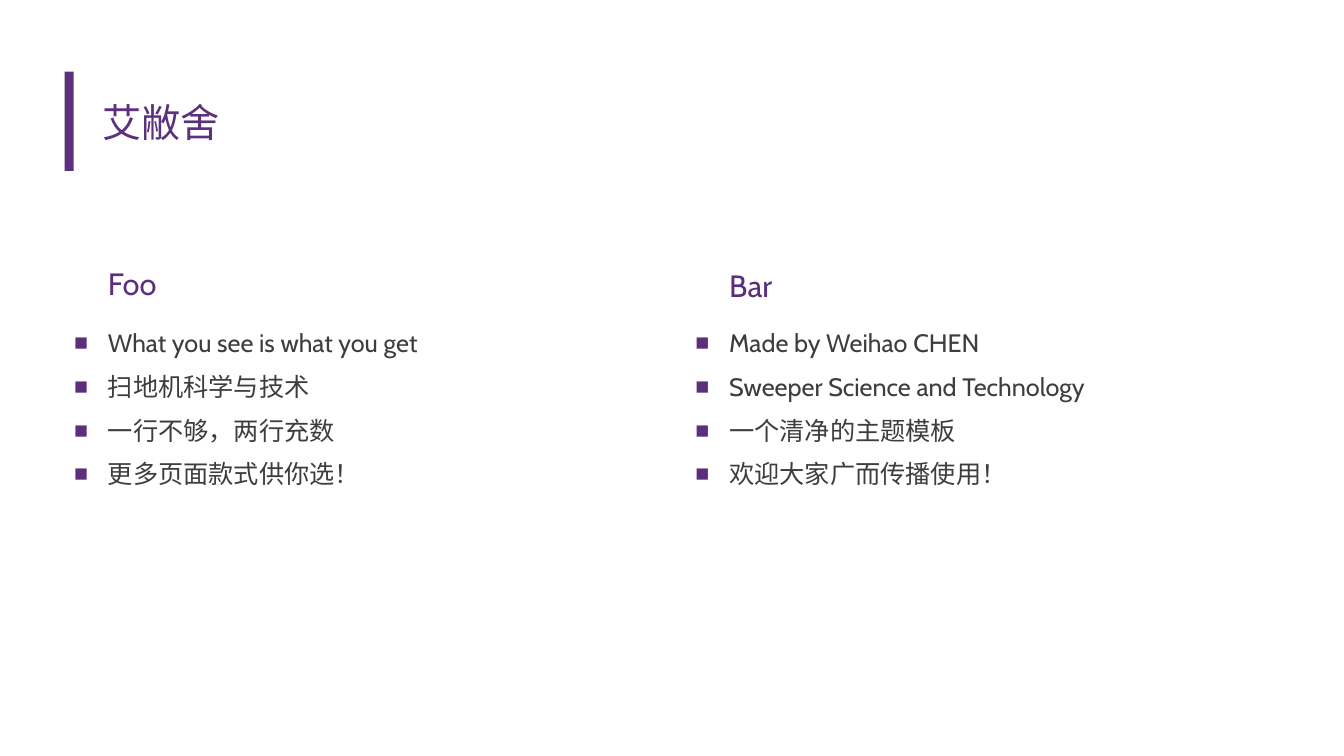
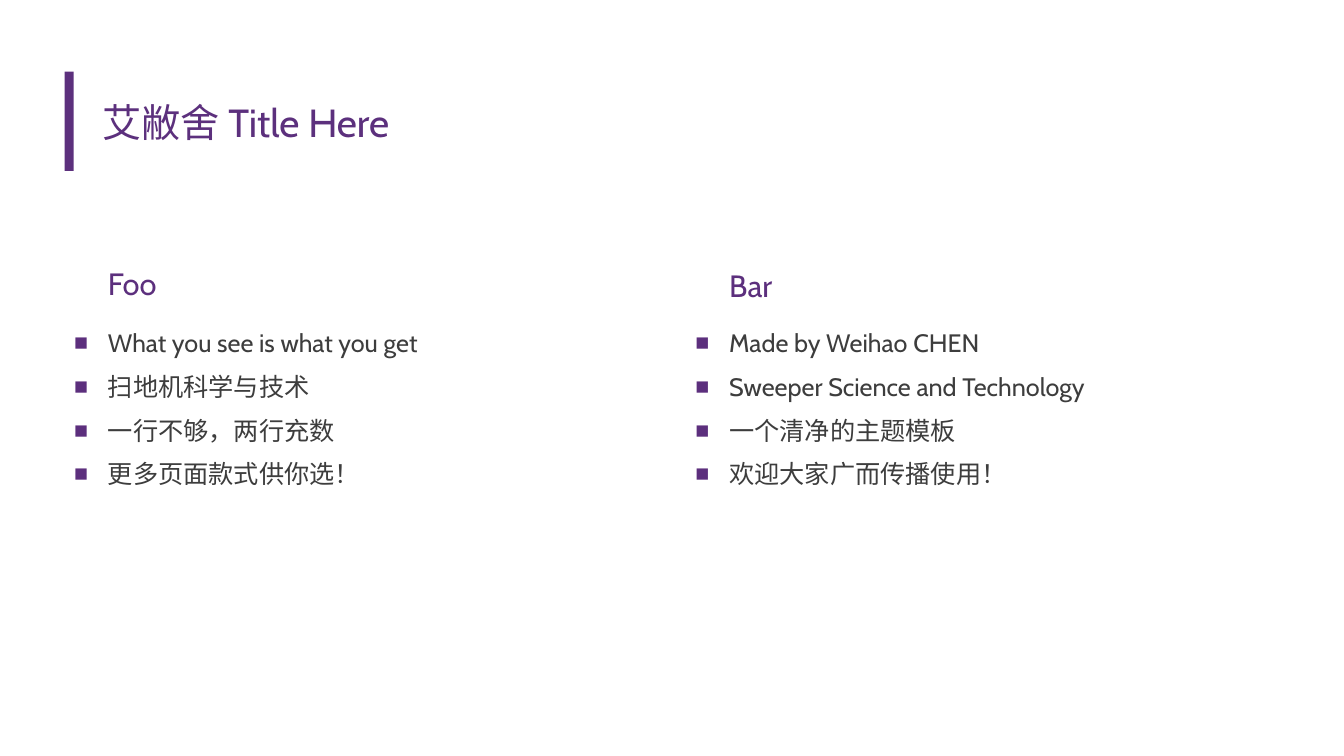
Before and after one commit to atomiechen/THU-PPT-Theme, a slide deck: slide 4 of v2扁平主题16-9.pptx. Drawn at 1344x756 pixels with LibreOffice and Linux fonts; fonts in the diff are those of the drawing. Boxes give left, top, right and bottom in pixels: in the first picture for what was removed or moved away, otherwise in the second. Text is boxed around its words. In the diff, an @@ line names an element or a change of style, - is before the commit and + after.

```diff
--- a/v2扁平主题16-9.pptx
+++ b/v2扁平主题16-9.pptx
@@ title at <box>102,104,389,140</box>: text changed @@
-艾敝舍
+艾敝舍 Title Here
```
Also in this commit, not shown: 5 other slides changed.
